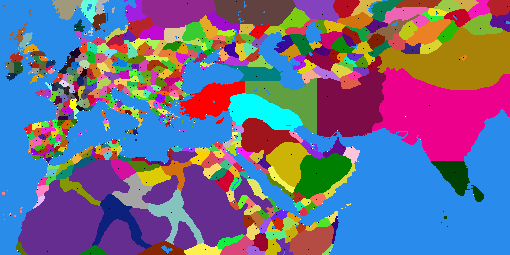
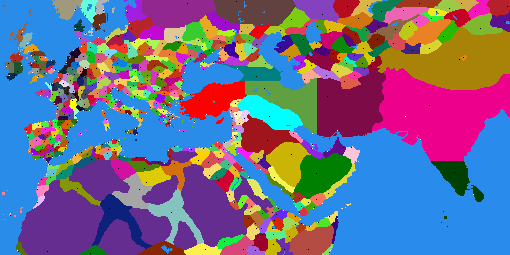
Layered file, before and after one edit (510 × 255). Changes by layer:
painted on "map_regions" over <box>228,93,270,126</box>
